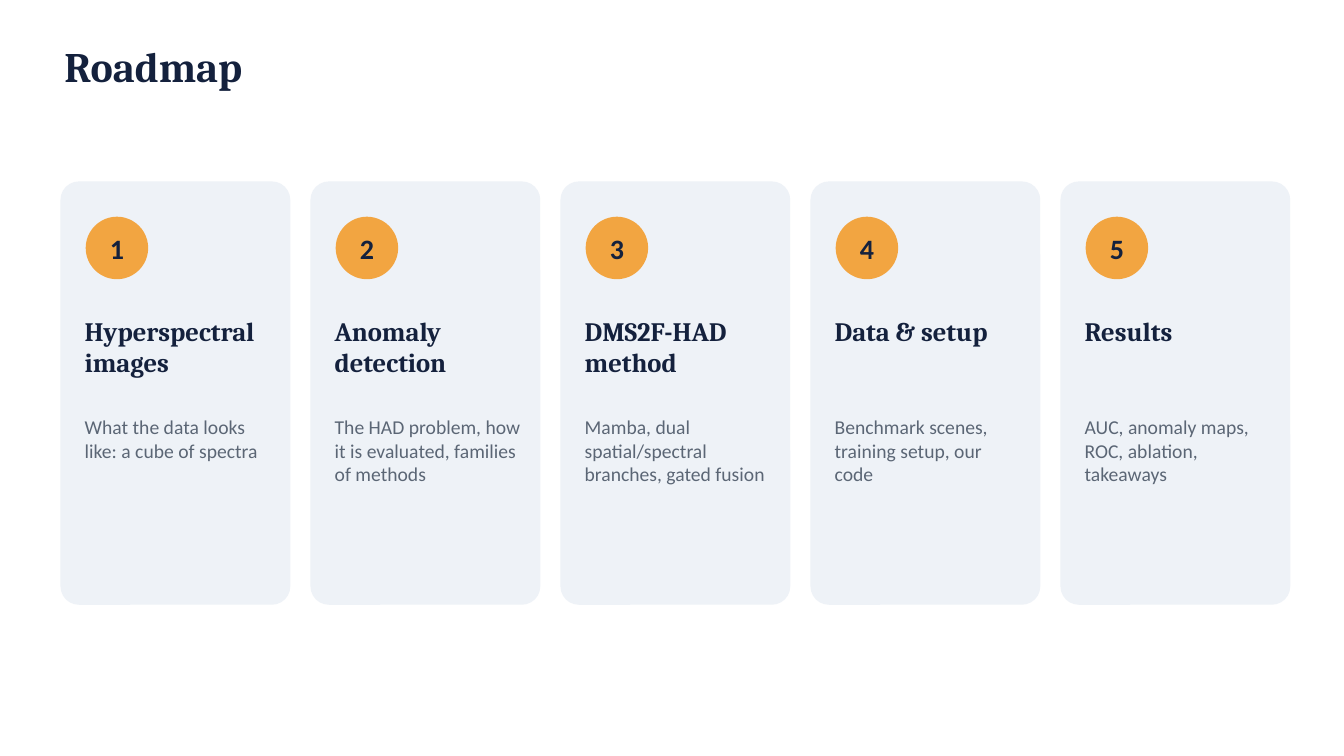
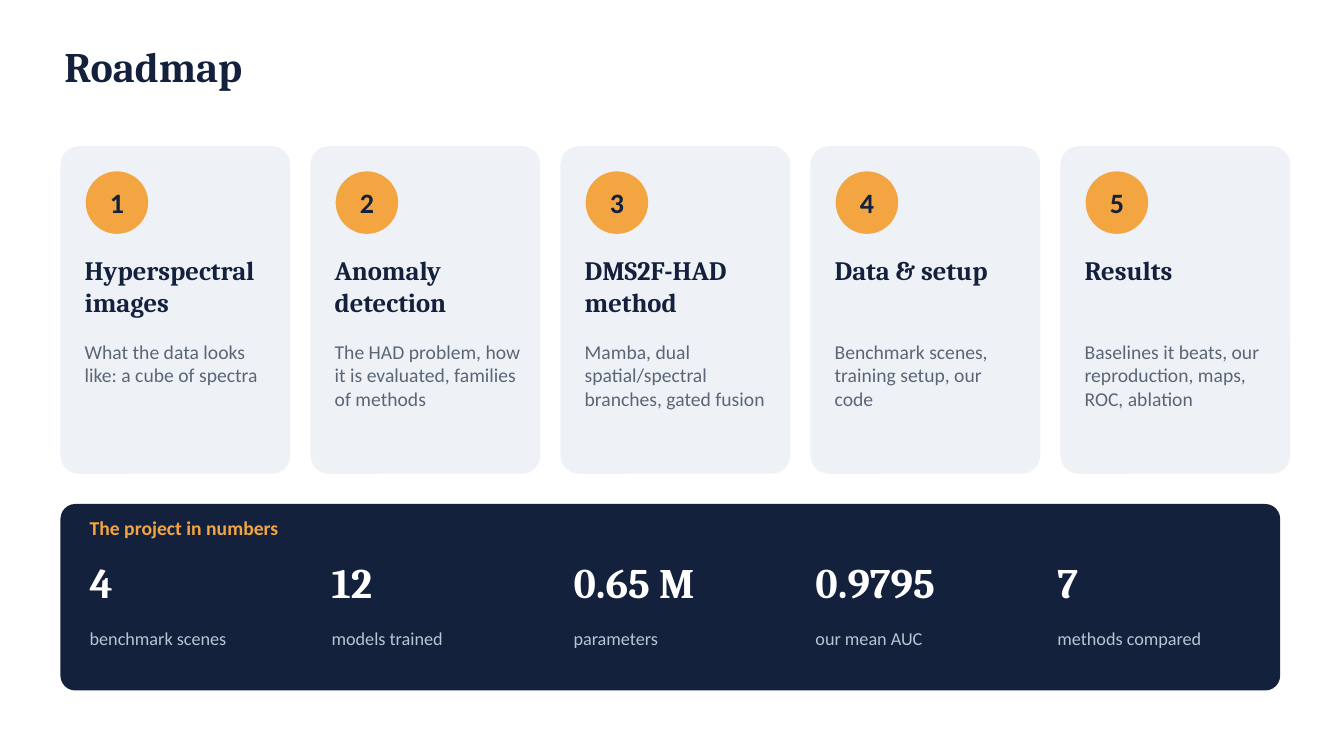
Before and after one commit to SaarthakG-Dtu/Hyperspectral_Anomaly_Detection, a slide deck: slide 2 of presentation/DMS2F-HAD_presentation.pptx. Drawn at 1344x756 pixels with LibreOffice and Linux fonts; fonts in the diff are those of the drawing. Boxes give left, top, right and bottom in pixels: in the first picture for what was removed or moved away, otherwise in the second. Text is boxed around its words. In the diff, an @@ line names an element or a change of style, - is before the commit and + after.

```diff
--- a/presentation/DMS2F-HAD_presentation.pptx
+++ b/presentation/DMS2F-HAD_presentation.pptx
@@ rounded rectangle: place and size @@
-rounded rectangle at [60,181,290,605]
+rounded rectangle at [60,146,290,474]
@@ rounded rectangle: place and size @@
-rounded rectangle at [311,181,540,605]
+rounded rectangle at [311,146,540,474]
@@ rounded rectangle: place and size @@
-rounded rectangle at [561,181,790,605]
+rounded rectangle at [561,146,790,474]
@@ rounded rectangle: place and size @@
-rounded rectangle at [811,181,1041,605]
+rounded rectangle at [811,146,1041,474]
@@ rounded rectangle: place and size @@
-rounded rectangle at [1061,181,1291,605]
+rounded rectangle at [1061,146,1291,474]
@@ 5 ellipses: place and size @@
-5 ellipses at [86,217,1148,279]
+5 ellipses at [86,171,1148,234]
@@ 5 texts: place and size @@
-5 texts at [85,322,1173,378]
+5 texts at [85,261,1173,318]
@@ text "What the data looks like: ...": place and size @@
-text "What the data looks like: ..." at [85,420,257,461]
+text "What the data looks like: ..." at [85,345,257,385]
@@ text "The HAD problem, how it ...": place and size @@
-text "The HAD problem, how it ..." at [335,420,521,481]
+text "The HAD problem, how it ..." at [335,345,521,406]
@@ text "Mamba, dual spatial/spectral branches, gated ...": place and size @@
-text "Mamba, dual spatial/spectral branches, gated ..." at [585,420,764,485]
+text "Mamba, dual spatial/spectral branches, gated ..." at [585,345,764,410]
@@ text "Benchmark scenes, training setup, our ...": place and size @@
-text "Benchmark scenes, training setup, our ..." at [835,420,987,481]
+text "Benchmark scenes, training setup, our ..." at [835,345,987,406]
@@ text at [1085,345,1259,408]: text changed @@
-AUC, anomaly maps, ROC, ablation, takeaways
+Baselines it beats, our reproduction, maps, ROC, ablation
@@ rounded rectangle added at [60,504,1280,691], fill #14213D @@
@@ text added at [90,521,278,539], 14 pt, text #F2A541, bold @@
+The project in numbers
@@ text added at [90,569,113,598], 30 pt, text #FFFFFF, bold @@
+4
@@ text added at [332,569,372,598], 30 pt, text #FFFFFF, bold @@
+12
@@ text added at [574,569,694,599], 30 pt, text #FFFFFF, bold @@
+0.65 M
@@ text added at [815,569,934,599], 30 pt, text #FFFFFF, bold @@
+0.9795
@@ text added at [1057,570,1078,599], 30 pt, text #FFFFFF, bold @@
+7
@@ text added at [90,632,226,645], 13 pt, text #B9C4D4 @@
+benchmark scenes
@@ text added at [332,632,443,645], 13 pt, text #B9C4D4 @@
+models trained
@@ text added at [574,633,658,648], 13 pt, text #B9C4D4 @@
+parameters
@@ text added at [815,633,923,645], 13 pt, text #B9C4D4 @@
+our mean AUC
@@ text added at [1057,632,1202,648], 13 pt, text #B9C4D4 @@
+methods compared
```
Also in this commit, not shown: 6 other slides changed, 6 slides added, 2 slides removed, 7 other files.
